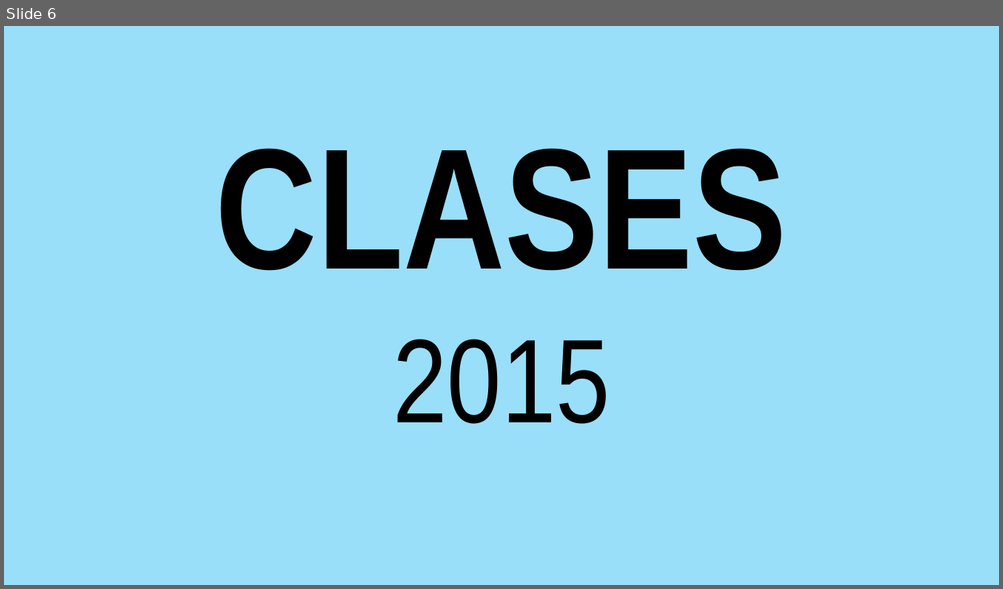
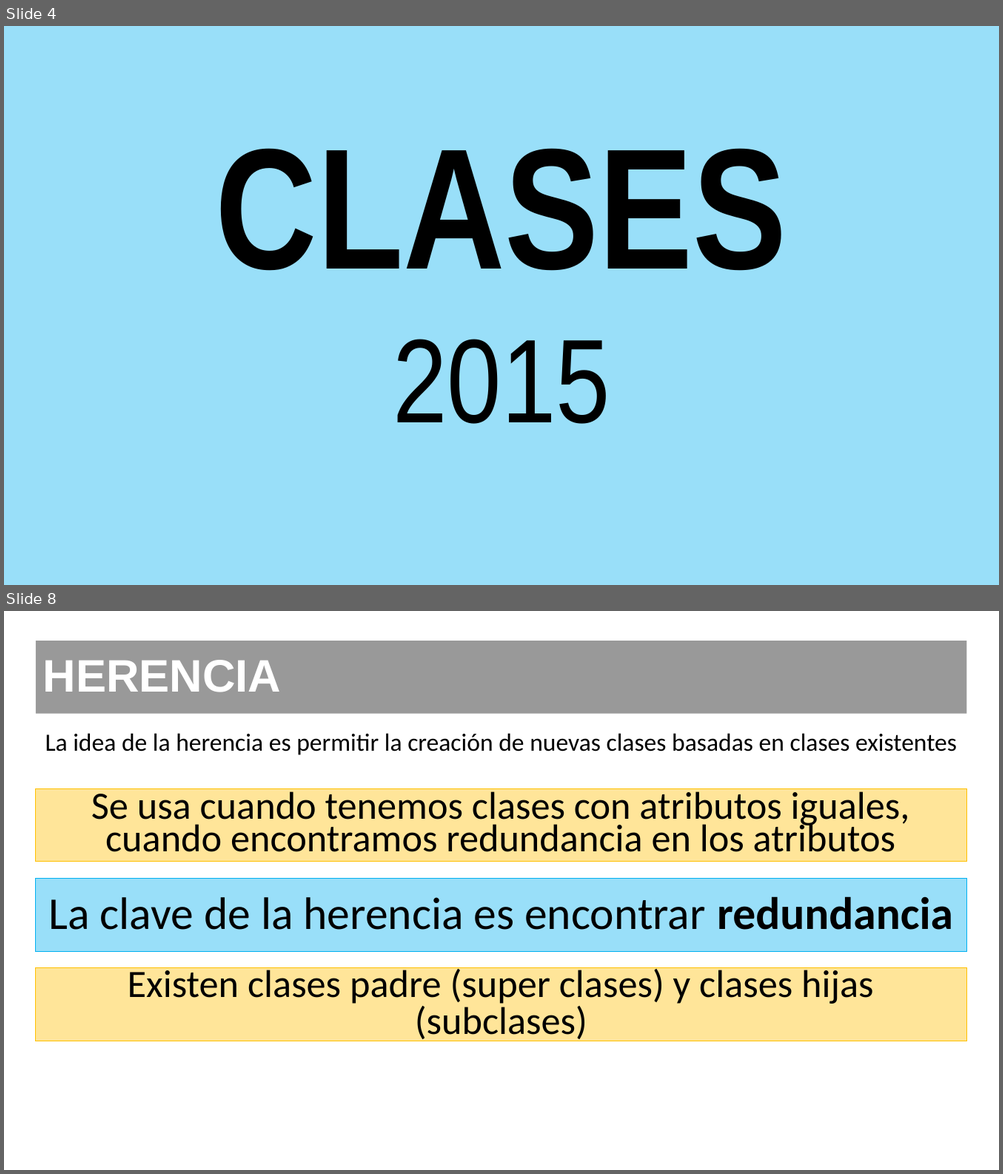
Before and after one commit to YPZ-24/Curso_FundamentosJS, a slide deck: Presentaciones/clase7.pptx. Shown one above the other, each under a label of ours: slide 6 before the commit, slides 4 and 8 after it; the slides between them are not shown. The pictures are 1003x589 and 1003x1174 pixels, drawn with LibreOffice and Linux fonts; fonts in the diff are those of the drawing; background and template pictures are left out. Boxes give left, top, right and bottom in pixels: in the first picture for what was removed or moved away, otherwise in the second. Text is boxed around its words. In the diff, an @@ line names an element or a change of style, - is before the commit and + after.

Commit message:
Clases

```diff
--- a/Presentaciones/clase7.pptx
+++ b/Presentaciones/clase7.pptx
@@ slide 8 added at [4,611,999,1170], background picture (left out) @@
@@ title added at [35,641,966,714], fill #000000 at 40% opacity, 44 pt, text #FFFFFF, bold @@
+HERENCIA
@@ text added at [45,733,956,755], 24 pt, text #000000 @@
+La idea de la herencia es permitir la creación de nuevas clases basadas en clases existentes
@@ rectangle added at [35,789,966,863], fill #FFC000 at 40% opacity, outline #FFC000 0.75 pt, 37.4 pt, text #000000 @@
+Se usa cuando tenemos clases con atributos iguales, cuando encontramos redundancia en los atributos
@@ rectangle added at [35,879,966,952], fill #00B0F0 at 40% opacity, outline #00B0F0 0.75 pt, 44 pt, text #000000 @@
+La clave de la herencia es encontrar redundancia
@@ rectangle added at [35,968,966,1042], fill #FFC000 at 40% opacity, outline #FFC000 0.75 pt, 37.4 pt, text #000000 @@
+Existen clases padre (super clases) y clases hijas (subclases)
@@ what was slide 6 is now slide 4 @@
```
Also in this commit, not shown: 2 slides changed, 8 other slides added, 1 slide removed, 5 other files.
